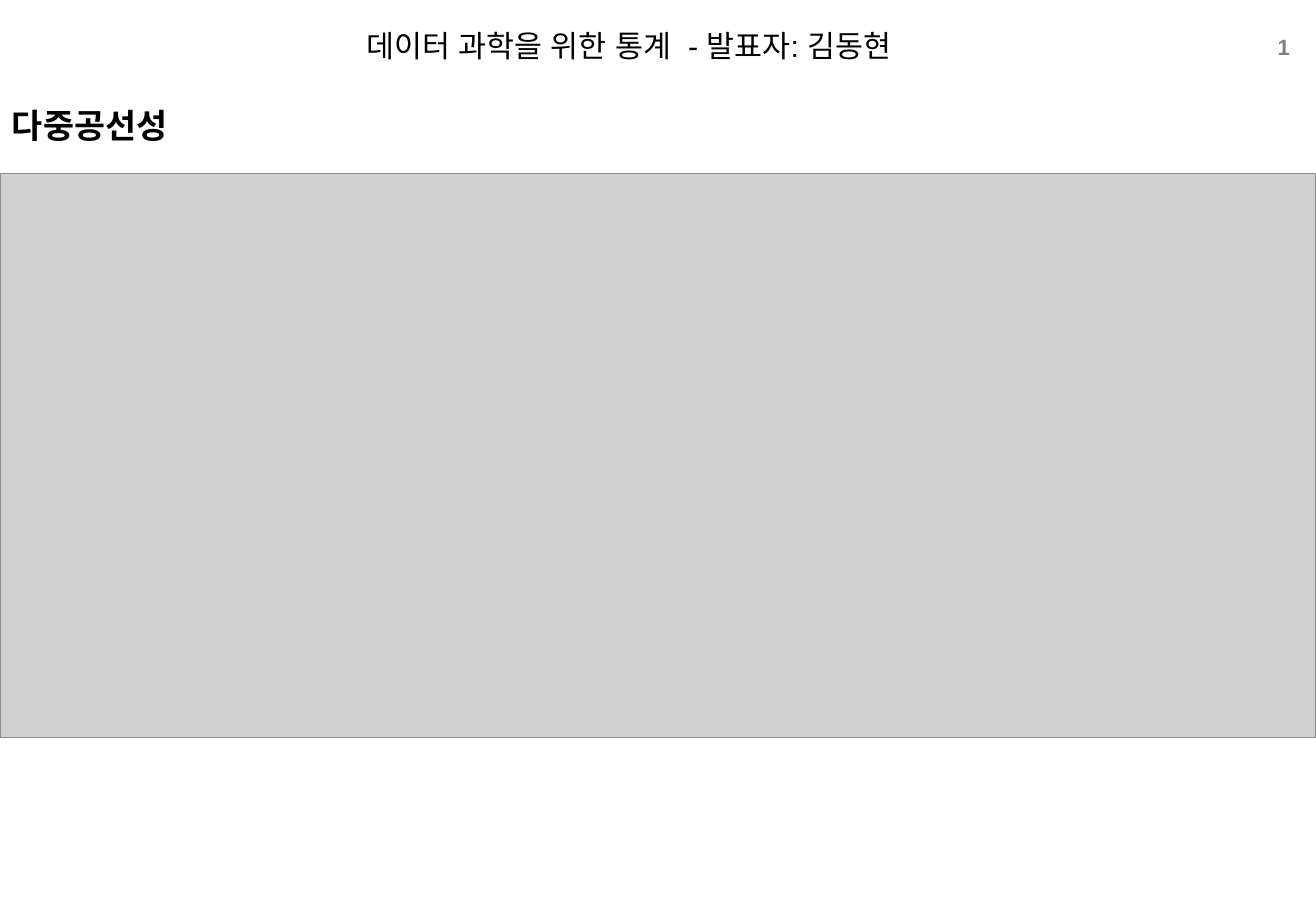
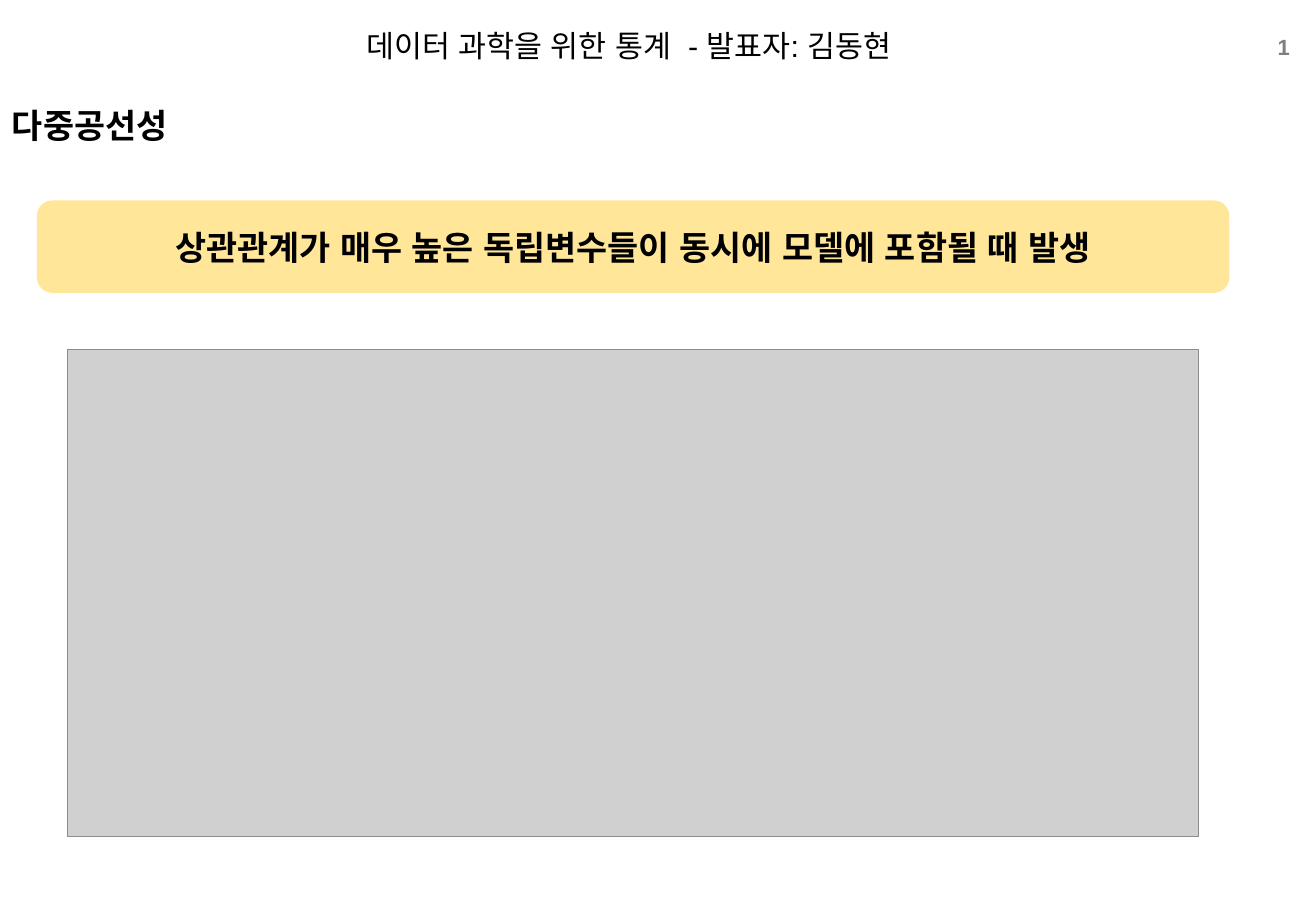
Before and after one commit to xddongx/flexink, a slide deck: slide 1 of study/ppt/[스터디]4.5.2다중공선성_KDH.pptx. Drawn at 1316x911 pixels with LibreOffice and Linux fonts; fonts in the diff are those of the drawing; grey boxes stand for pictures; background and template pictures are left out. Boxes give left, top, right and bottom in pixels: in the first picture for what was removed or moved away, otherwise in the second. Text is boxed around its words. In the diff, an @@ line names an element or a change of style, - is before the commit and + after.

Commit message:
update

```diff
--- a/study/ppt/[스터디]4.5.2다중공선성_KDH.pptx
+++ b/study/ppt/[스터디]4.5.2다중공선성_KDH.pptx
@@ rounded rectangle added at (x1=36, y1=200, x2=1230, y2=293), fill #FFE699, 20 pt, text #000000, bold @@
+상관관계가 매우 높은 독립변수들이 동시에 모델에 포함될 때 발생
@@ picture resized from (x1=0, y1=174, x2=1316, y2=738) to (x1=68, y1=350, x2=1199, y2=837) @@
```
Also in this commit, not shown: 5 other slides changed, 1 slide added.
